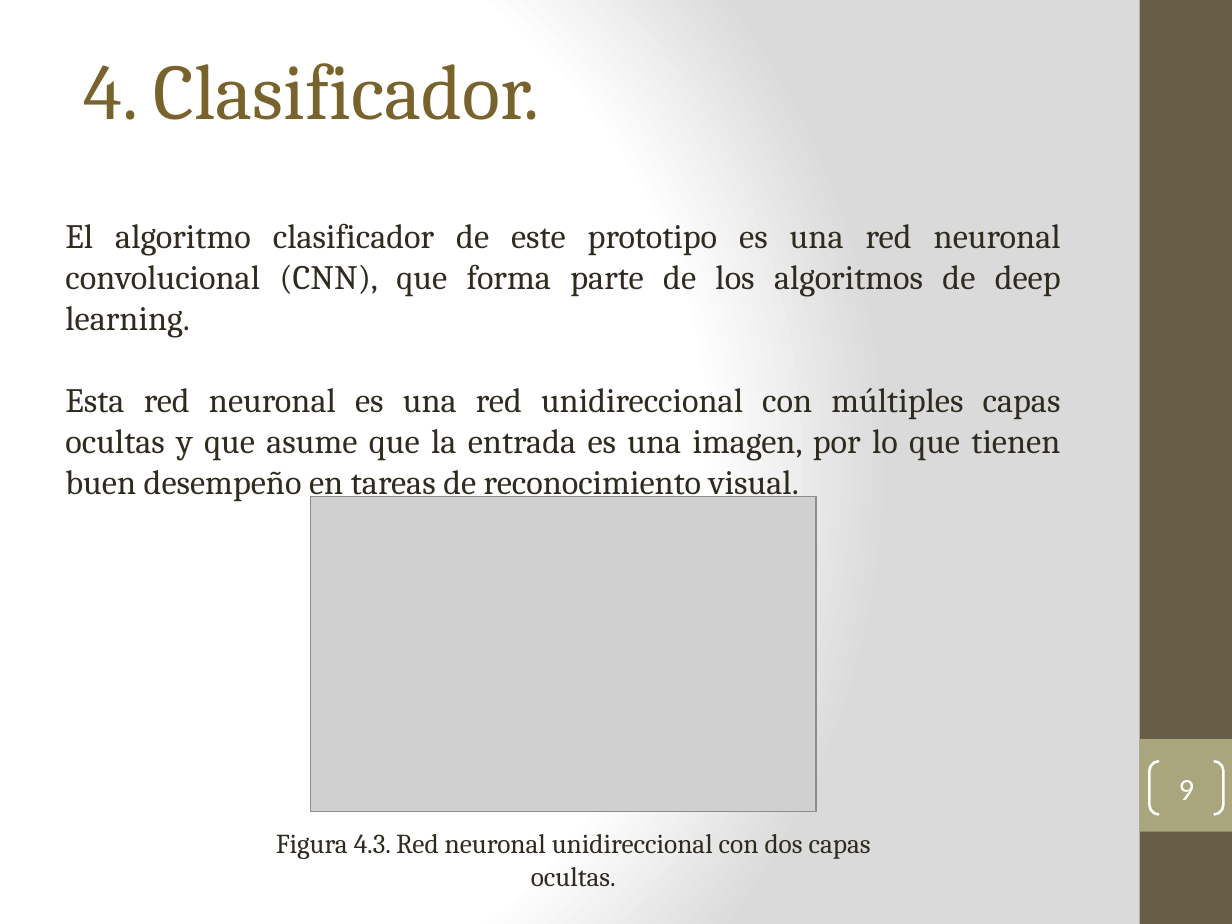
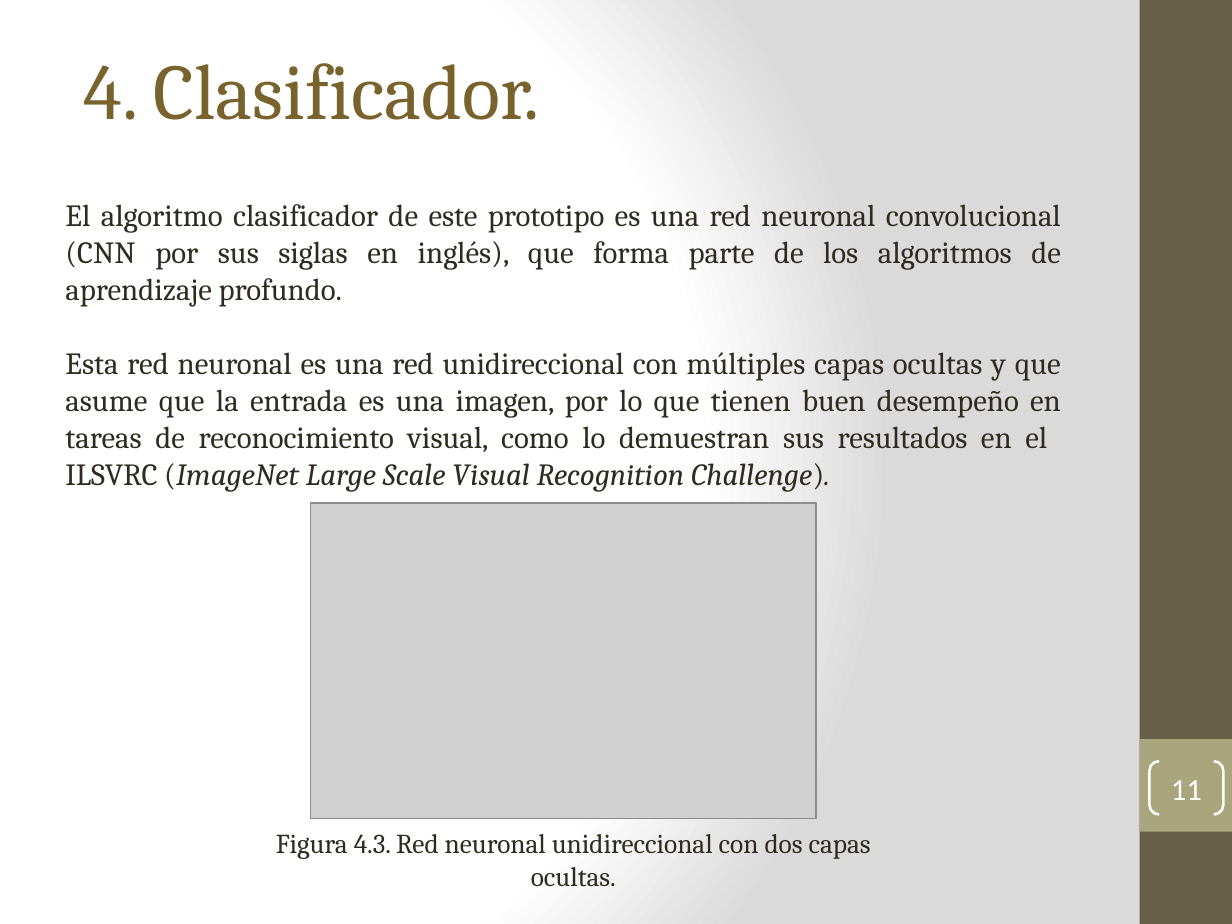
Before and after one commit to earredondo/PlantDiseaseDetection, a slide deck: slide 11 of technicalReport/tt2/presentacionTT2-v1.0.pptx (slide 9 before the commit). Drawn at 1232x924 pixels with LibreOffice and Linux fonts; fonts in the diff are those of the drawing; grey boxes stand for pictures. Boxes give left, top, right and bottom in pixels: in the first picture for what was removed or moved away, otherwise in the second. Text is boxed around its words. In the diff, an @@ line names an element or a change of style, - is before the commit and + after.

```diff
--- a/technicalReport/tt2/presentacionTT2-v1.0.pptx
+++ b/technicalReport/tt2/presentacionTT2-v1.0.pptx
@@ text at (65,204,1061,492): text changed; size 20 to 18 pt @@
-El algoritmo clasificador de este prototipo es una red neuronal convolucional (CNN), que forma parte de los algoritmos de deep learning.
-Esta red neuronal es una red unidireccional con múltiples capas ocultas y que asume que la entrada es una imagen, por lo que tienen buen desempeño en tareas de reconocimiento visual.
+El algoritmo clasificador de este prototipo es una red neuronal convolucional (CNN por sus siglas en inglés), que forma parte de los algoritmos de aprendizaje profundo.
+Esta red neuronal es una red unidireccional con múltiples capas ocultas y que asume que la entrada es una imagen, por lo que tienen buen desempeño en tareas de reconocimiento visual, como lo demuestran sus resultados en el ILSVRC (ImageNet Large Scale Visual Recognition Challenge).
@@ picture: place and size @@
-picture at (310,496,816,812)
+picture at (310,503,816,818)
@@ page number at (1171,780,1202,800): text changed @@
-9
+11
```
Also in this commit, not shown: 15 other slides changed, 5 slides added, 1 slide removed, 1 other file.
